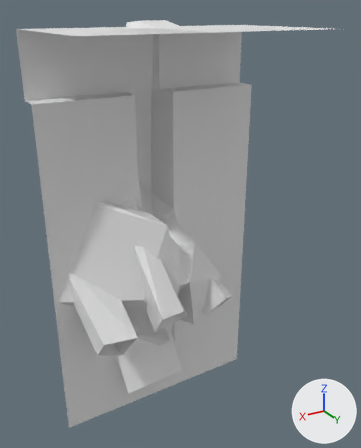
The FBX model KJam May 2020/Assets/ArtAssets/3D-Models/KJ_ZL_Wall_Straight_04.fbx: old version first, new version second.
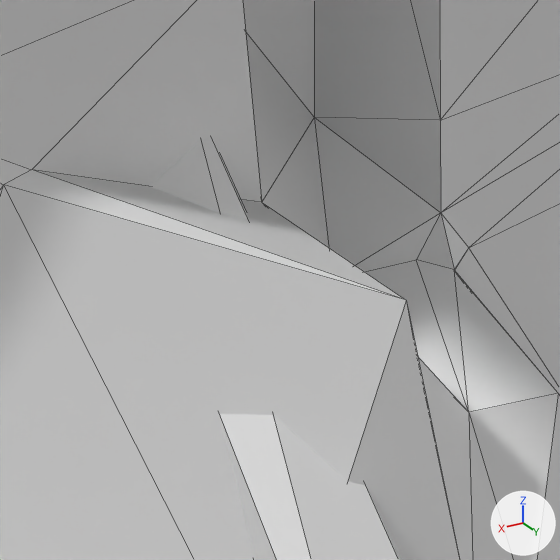
Each version appears first whole from a 50 mm camera at (7.958, 3.675, 3.13) aimed at (5.761, 0.013, 1.299), and next in a close-up on the part from 26% to 54% of the width and 38% to 61% of the height. The lights are fixed; the arrows at lower right show +X, +Y and +Z. The close-ups show mesh edges as thin lines. Where no turn or scale is listed for an object, it has been applied to the vertices. Vertices at the same position are counted once.

Script lines for the objects in view, before the commit:
```python
me_cube_039 = bpy.data.meshes.new('Cube.039')
me_cube_039.from_pydata(...)  # 123 vertices, 192 faces; spans x -2.0..0.0, y -1.21..1.0, z -0.56..3.05
me_cube_039.materials.append(mat_atlascarrier)  # white #e7e7e7
# before: 38 (-0.82, 0.0, 1.94), 53 (-0.88, -0.07, 1.5) at pixel (261, 202), 54 (-0.91, 0.35, 1.48) at pixel (406, 300), 112 (-0.47, -0.01, 1.66) at pixel (31, 169)
ob_kj_zl_wall_straight_04 = bpy.data.objects.new('KJ_ZL_Wall_Straight_04', me_cube_039)
ob_kj_zl_wall_straight_04.location = (7.0, 0.0, 0.0)
```
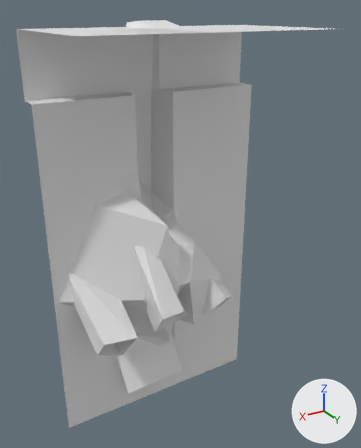
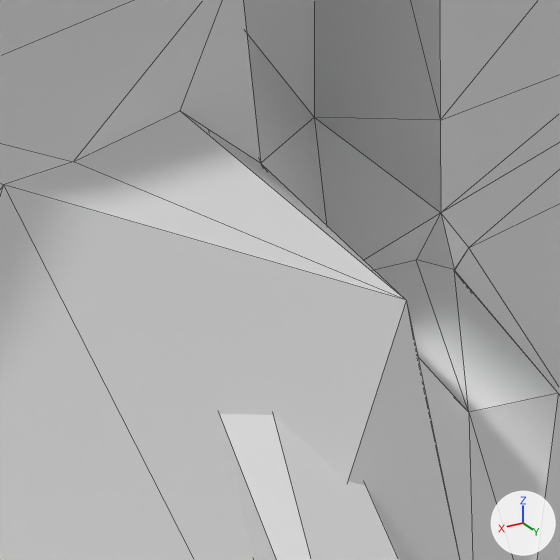
What differs and where, as boxes [x1, y1, x2, y2] in the close-ups (560 x 560 px):
```json
{"part": 1, "of": "me_cube_039", "change": "built on", "before": [0, 0, 405, 300], "after": [0, 0, 406, 300]}
```

Scene script edits in JSON lines:
```json
{"block": "me_cube_039", "where": "me_cube_039.from_pydata(...)  # 123 vertices, 192 faces; spans x -2.0..0.0, y -1.21..1.0, z -0.56..3.05"}
{"block": "me_cube_039", "where": "# used by ob_kj_zl_wall_straight_04; location = (7.0, 0.0, 0.0)"}
{"block": "me_cube_039", "where": "# verts and faces of me_cube_039; kept vertices keep their numbers, new ones are numbered from 123"}
{"block": "me_cube_039", "change": "me_cube_039 part 1"}
{"op": "add", "block": "me_cube_039", "code": "delete_faces([(53, 54, 112), (38, 53, 112)])"}
{"op": "add", "block": "me_cube_039", "code": "verts[53] = (-0.88, -0.07, 1.57)  # moved, pixel (260, 163)"}
{"op": "add", "block": "me_cube_039", "code": "verts[112] = (-0.54, -0.01, 1.66)  # moved, pixel (73, 161)"}
{"op": "add", "block": "me_cube_039", "code": "verts[123] = (-0.73, -0.04, 1.7)  # pixel (179, 110)"}
{"op": "add", "block": "me_cube_039", "code": "faces += [(54, 112, 123), (53, 54, 123), (38, 53, 123), (38, 123, 112)]"}
```
